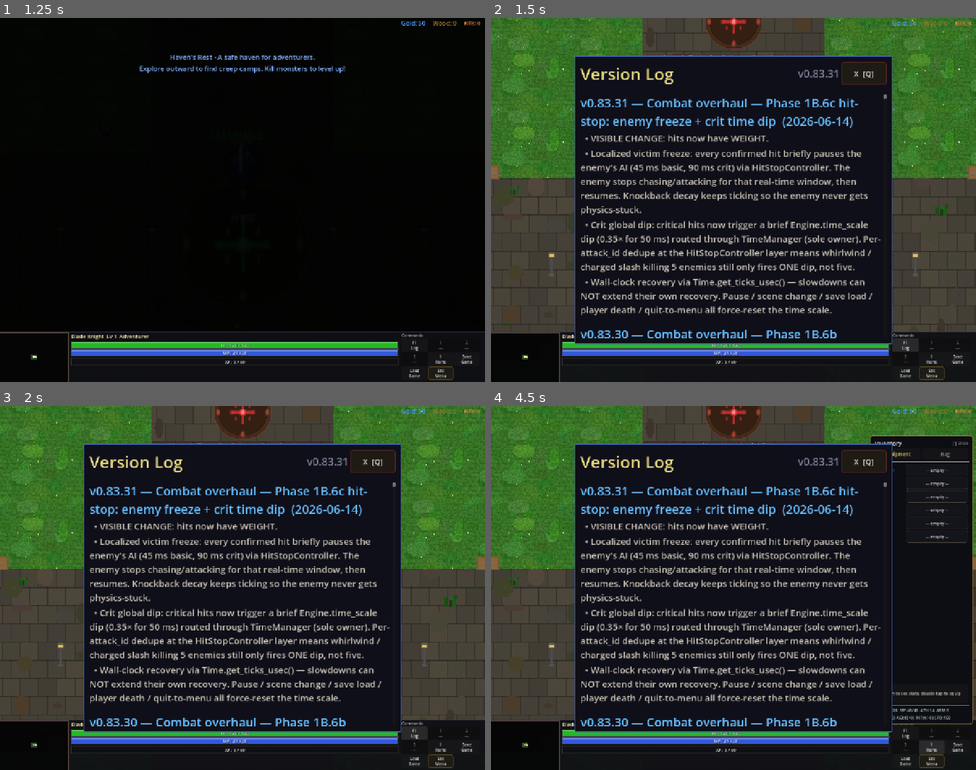
Above: before the commit, frames 1-4 (two rows, left to right).
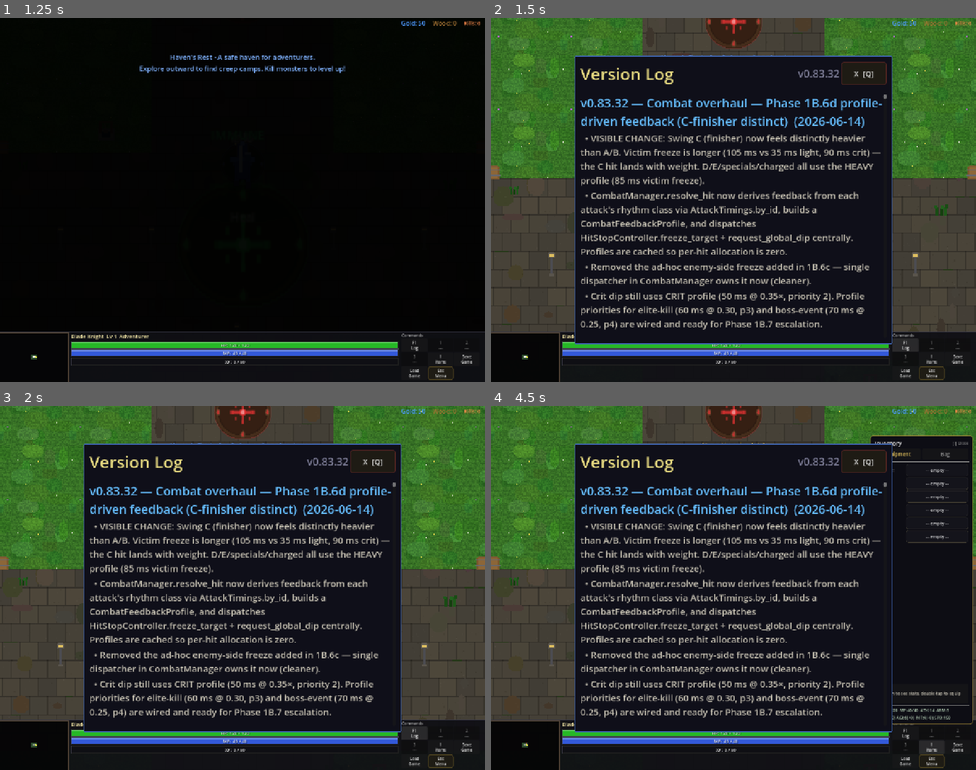
Above: after the commit, the same moments.

Repository: slxny/legends-open-rpg
Game: Godot game, scene res://scenes/main.tscn
Same seed, same stepped clock (60 frames per second), same inputs: the game is played once before the commit and once after it.
Inputs (mouse positions are in pixels of both pictures, inside the frame that each line leads up to):
- Up to frame 1 (1.25 s): tap Enter at 0.5 s; move the mouse to (218, 272) at 0.52 s; hold W (move_up) from 0.53 s (still down); hold Space (attack) from 0.53 s (still down); click (218, 272) at 0.67 s
- Up to frame 2 (1.5 s): release W (move_up) at 1.25 s; release Space (attack) at 1.25 s; click "F1 Log" at 1.25 s
- Up to frame 3 (2 s): no input
- Up to frame 4 (4.5 s): click "1 ---" at 2 s; click "2 ---" at 2.75 s; click "3 ---" at 3.5 s; click "I Items" at 4.25 s

Frame 1 is identical in both runs. In frame 2, 11% of the frame differs, in the area x 18-81%, y 14-88%; in frame 3, 11%; in frame 4, 11%.

Commit message:
v0.83.32: Combat overhaul — Phase 1B.6d profile-driven feedback (C distinct)
VISIBLE CHANGE: Swing C (finisher) now feels distinctly heavier than
A/B. Victim freeze: 35 ms LIGHT, 55 ms MEDIUM, 85 ms HEAVY, 105 ms
FINISHER, 90 ms CRIT. D/E/specials/charged all use HEAVY profile.

- CombatManager.resolve_hit: builds a CombatFeedbackProfile per hit
  from AttackTimings.by_id(attack_id).rhythm_class + was_crit. Profiles
  are cached so per-hit allocation is zero.
- _weight_for: CORE_A/B → LIGHT, FINISHER_C → FINISHER, EXTENSION_D/E
  → HEAVY, BRANCH_* → HEAVY, SPECIAL/CHARGED → HEAVY, crit always
  wins.
- Central dispatch: HitStopController.freeze_target(victim, profile.
  victim_freeze_ms, VICTIM); request_global_dip when profile.dip_ms > 0
  (only CRIT/ELITE_KILL/BOSS_EVENT profiles dip — basic/medium/heavy/
  finisher do localized freeze only).
- result.final_feedback exposes the chosen profile to subscribers.
- enemy.gd: removed the ad-hoc victim freeze added in 1B.6c — single
  dispatcher in CombatManager owns this now.

Headless: smoke all PASS, parse clean. Grep guard CLEAN: only
time_manager.gd writes Engine.time_scale.

Co-Authored-By: Claude Opus 4.7 (1M context) <noreply@anthropic.com>

Diff:
--- a/scenes/enemies/enemy.gd
+++ b/scenes/enemies/enemy.gd
@@ -2919,11 +2919,6 @@
 	var dir: Vector2 = event.direction
 	# force = 0 → component skips emitting knockback_requested (still
 	# disconnected this stage anyway). Visual flinch + flash still runs.
+	# Note (1B.6d): victim freeze is now dispatched by CombatManager from
+	# result.final_feedback.victim_freeze_ms — no per-enemy freeze call here.
 	_hit_reaction.react(dir, 0.0, bool(result.was_crit), false)
-
-	# Phase 1B.6c: brief AI freeze so the impact registers as weight.
-	# Crit hits get a longer freeze. HitStopController uses monotonic
-	# wall-clock deadlines so we can't lock the enemy.
-	if HitStopController != null:
-		var freeze_ms: int = 90 if bool(result.was_crit) else 45
-		HitStopController.freeze_target(self, freeze_ms, 1)  # VICTIM
--- a/scenes/ui/changelog_dialog.gd
+++ b/scenes/ui/changelog_dialog.gd
@@ -9,9 +9,20 @@
 var _is_visible: bool = false
 var _is_mobile: bool = false
 
-const GAME_VERSION := "v0.83.31"
+const GAME_VERSION := "v0.83.32"
 
 const CHANGELOG: Array[Dictionary] = [
+	{
+		"version": "v0.83.32",
+		"title": "Combat overhaul — Phase 1B.6d profile-driven feedback (C-finisher distinct)",
+		"date": "2026-06-14",
+		"entries": [
+			"VISIBLE CHANGE: Swing C (finisher) now feels distinctly heavier than A/B. Victim freeze is longer (105 ms vs 35 ms light, 90 ms crit) — the C hit lands with weight. D/E/specials/charged all use the HEAVY profile (85 ms victim freeze).",
+			"CombatManager.resolve_hit now derives feedback from each attack's rhythm class via AttackTimings.by_id, builds a CombatFeedbackProfile, and dispatches HitStopController.freeze_target + request_global_dip centrally. Profiles are cached so per-hit allocation is zero.",
+			"Removed the ad-hoc enemy-side freeze added in 1B.6c — single dispatcher in CombatManager owns it now (cleaner).",
+			"Crit dip still uses CRIT profile (50 ms @ 0.35×, priority 2). Profile priorities for elite-kill (60 ms @ 0.30, p3) and boss-event (70 ms @ 0.25, p4) are wired and ready for Phase 1B.7 escalation.",
+		]
+	},
 	{
 		"version": "v0.83.31",
 		"title": "Combat overhaul — Phase 1B.6c hit-stop: enemy freeze + crit time dip",
--- a/scripts/autoloads/combat_manager.gd
+++ b/scripts/autoloads/combat_manager.gd
@@ -2,6 +2,34 @@
 
 const HitEventCls := preload("res://scripts/combat/hit_event.gd")
 const HitResultCls := preload("res://scripts/combat/hit_result.gd")
+const AttackTimingsCls := preload("res://scripts/data/attack_timings.gd")
+const AttackTimingDataCls := preload("res://scripts/data/attack_timing_data.gd")
+const CombatFeedbackProfileCls := preload("res://scripts/data/combat_feedback_profile.gd")
+
+# Phase 1B.6d feedback dispatch — profile per weight class. Cached so we
+# don't allocate a Resource per hit.
+var _profile_cache: Dictionary = {}
+
+# CombatFeedbackProfile.Weight values inlined to avoid a class_name lookup.
+const _W_LIGHT := 0
+const _W_MEDIUM := 1
+const _W_HEAVY := 2
+const _W_FINISHER := 3
+const _W_CRIT := 4
+const _W_ELITE_KILL := 5
+const _W_BOSS_EVENT := 6
+
+# AttackTimingData.RhythmClass values inlined.
+const _R_CORE_A := 0
+const _R_CORE_B := 1
+const _R_FINISHER_C := 2
+const _R_EXTENSION_D := 3
+const _R_EXTENSION_E := 4
+const _R_BRANCH_SLAM := 5
+const _R_BRANCH_UPPERCUT := 6
+const _R_BRANCH_SPIN := 7
+const _R_SPECIAL := 8
+const _R_CHARGED := 9
 
 signal damage_dealt(target: Node, amount: int, is_crit: bool)
 
@@ -82,13 +110,58 @@
 		if hp_before > 0 and stats_node != null and "current_hp" in stats_node:
 			result.was_lethal = int(stats_node.get("current_hp")) <= 0
 
+	# Phase 1B.6d: profile-driven feedback dispatch. Weight is derived from
+	# the attack's rhythm class (lookup via AttackTimings.by_id) and crit
+	# state. Finisher (C) gets its own stronger profile distinct from crit.
+	var profile: Resource = _select_profile_for(event, result)
+	result.final_feedback = profile
+
 	emit_signal("hit_resolved", result)
 
-	# Phase 1B.6c: crit hits dispatch a short global Engine.time_scale dip
-	# via HitStopController → TimeManager (sole owner). attack_id dedupe
-	# at the HitStop layer coalesces wide-attack bursts so 5-enemy
-	# whirlwind / charged-slash kills produce ONE dip, not five.
-	if is_crit and HitStopController != null and event.attack_id != &"":
-		HitStopController.request_global_dip(0.35, 50, 2, event.attack_id)
+	if profile != null and HitStopController != null:
+		# Localized victim freeze.
+		if is_instance_valid(event.victim) and int(profile.victim_freeze_ms) > 0:
+			HitStopController.freeze_target(event.victim, int(profile.victim_freeze_ms), 1)  # VICTIM
+		# Optional global dip — only crit/elite-kill/boss profiles have
+		# dip_ms > 0. attack_id dedupe at the HitStop layer means a wide
+		# attack hitting 5 enemies still fires ONE dip.
+		if int(profile.dip_ms) > 0 and event.attack_id != &"":
+			HitStopController.request_global_dip(float(profile.dip_scale), int(profile.dip_ms), int(profile.dip_priority), event.attack_id)
 
 	return result
+
+
+## Pick (or lazily build + cache) the feedback profile for this hit.
+func _select_profile_for(event: Resource, result: Resource) -> Resource:
+	var crit: bool = bool(result.was_crit)
+	var weight: int = _weight_for(event.attack_id, crit)
+	if not _profile_cache.has(weight):
+		_profile_cache[weight] = CombatFeedbackProfileCls.new().apply_preset(weight)
+	return _profile_cache[weight]
+
+
+## Map (attack_id, was_crit) → CombatFeedbackProfile.Weight.
+## Crit always wins over basic weights but loses to FINISHER on a C-finisher
+## landing a crit (we still gate global dip via crit profile because that's
+## the player-facing reward for landing crits).
+func _weight_for(attack_id: StringName, is_crit: bool) -> int:
+	# Crit takes precedence — it's what players notice as "big" feedback.
+	if is_crit:
+		return _W_CRIT
+	if attack_id == &"":
+		return _W_LIGHT
+	var timing: Resource = AttackTimingsCls.by_id(attack_id)
+	if timing == null:
+		return _W_LIGHT
+	match int(timing.rhythm_class):
+		_R_CORE_A, _R_CORE_B:
+			return _W_LIGHT
+		_R_FINISHER_C:
+			return _W_FINISHER
+		_R_EXTENSION_D, _R_EXTENSION_E:
+			return _W_HEAVY
+		_R_BRANCH_SLAM, _R_BRANCH_UPPERCUT, _R_BRANCH_SPIN:
+			return _W_HEAVY
+		_R_SPECIAL, _R_CHARGED:
+			return _W_HEAVY
+	return _W_MEDIUM
